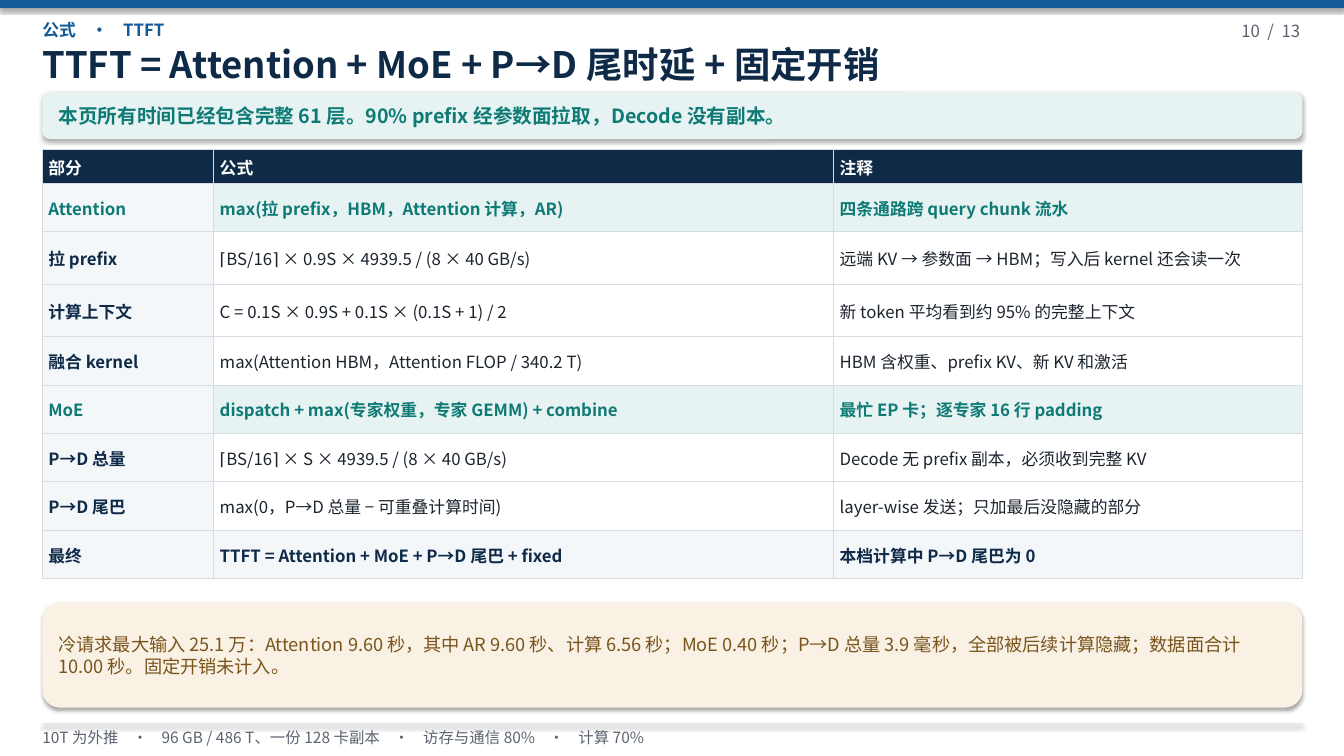
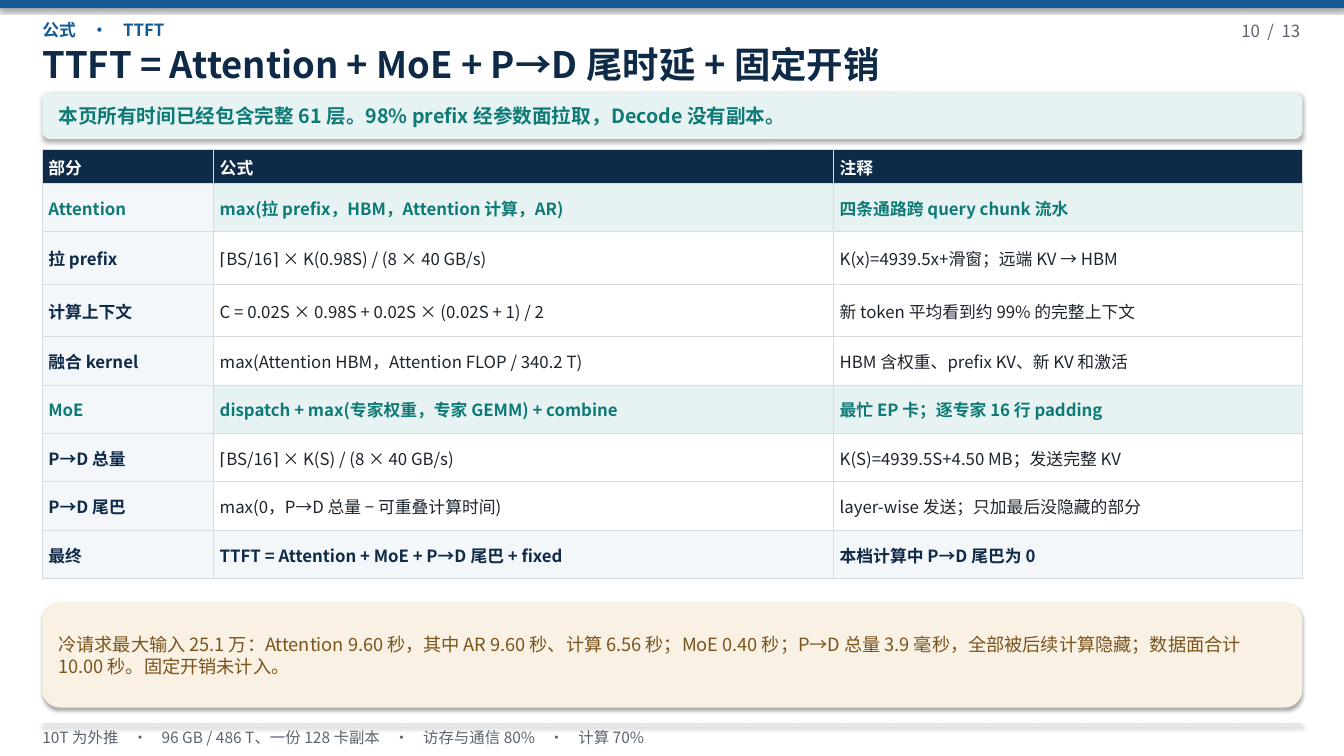
Before and after one commit to 69515164-rgb/UCL-MPComm, a slide deck: slide 10 of docs/deepseek-96g-slo.pptx. Drawn at 1344x756 pixels with LibreOffice and Linux fonts; fonts in the diff are those of the drawing. Boxes give left, top, right and bottom in pixels: in the first picture for what was removed or moved away, otherwise in the second. Text is boxed around its words. In the diff, an @@ line names an element or a change of style, - is before the commit and + after.

```diff
--- a/docs/deepseek-96g-slo.pptx
+++ b/docs/deepseek-96g-slo.pptx
@@ text at (x1=58, y1=106, x2=785, y2=128): text changed @@
-本页所有时间已经包含完整 61 层。90% prefix 经参数面拉取，Decode 没有副本。
+本页所有时间已经包含完整 61 层。98% prefix 经参数面拉取，Decode 没有副本。
@@ table at (x1=42, y1=149, x2=1303, y2=579) @@
-row 3, column 2: ⌈BS/16⌉ × 0.9S × 4939.5 / (8 × 40 GB/s)
+row 3, column 2: ⌈BS/16⌉ × K(0.98S) / (8 × 40 GB/s)
-row 3, column 3: 远端 KV → 参数面 → HBM；写入后 kernel 还会读一次
+row 3, column 3: K(x)=4939.5x+滑窗；远端 KV → HBM
-row 4, column 2: C = 0.1S × 0.9S + 0.1S × (0.1S + 1) / 2
+row 4, column 2: C = 0.02S × 0.98S + 0.02S × (0.02S + 1) / 2
-row 4, column 3: 新 token 平均看到约 95% 的完整上下文
+row 4, column 3: 新 token 平均看到约 99% 的完整上下文
-row 7, column 2: ⌈BS/16⌉ × S × 4939.5 / (8 × 40 GB/s)
+row 7, column 2: ⌈BS/16⌉ × K(S) / (8 × 40 GB/s)
-row 7, column 3: Decode 无 prefix 副本，必须收到完整 KV
+row 7, column 3: K(S)=4939.5S+4.50 MB；发送完整 KV
```
Also in this commit, not shown: 5 other slides changed, 1 other file.
